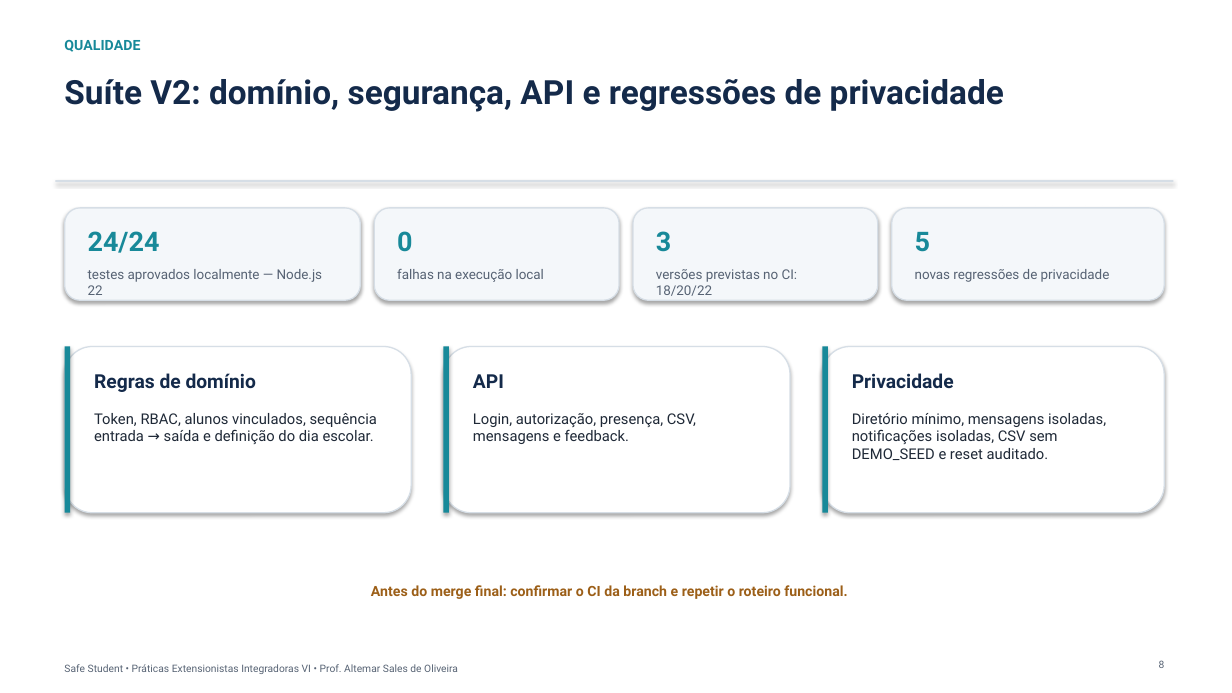
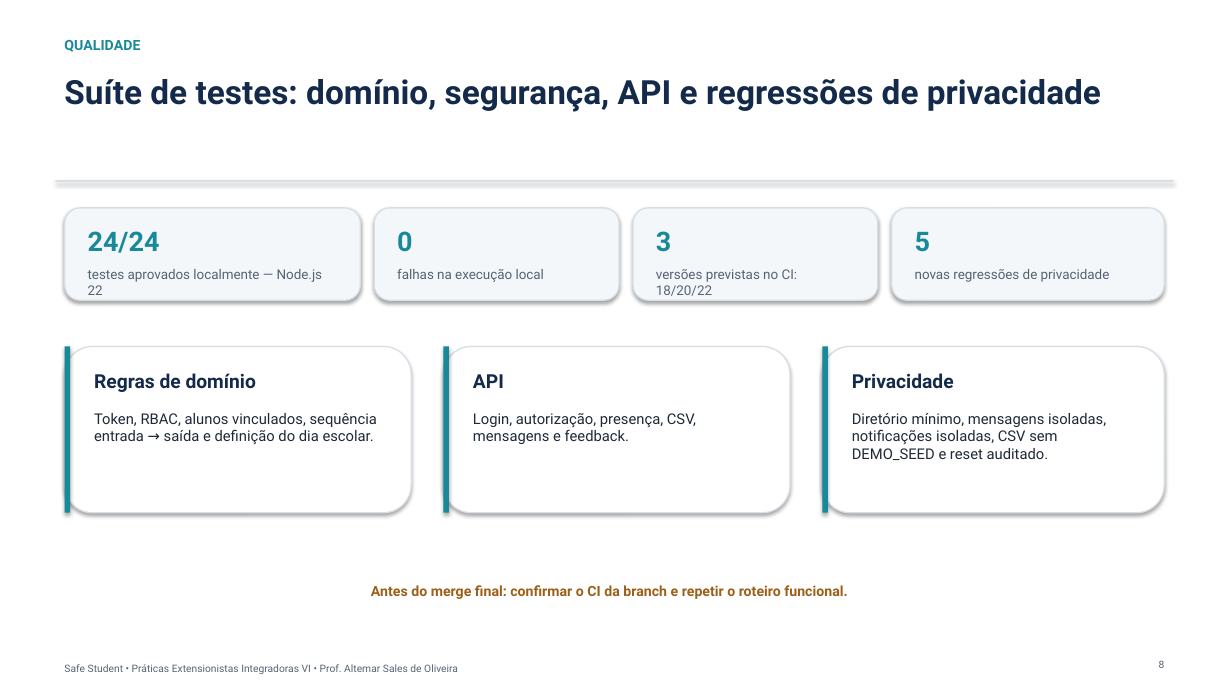
Before and after one commit to richaferreira/Safe_Student, a slide deck: slide 8 of 08_Apresentacao_Final_Safe_Student.pptx. Drawn at 1232x693 pixels with LibreOffice and Linux fonts; fonts in the diff are those of the drawing. Boxes give left, top, right and bottom in pixels: in the first picture for what was removed or moved away, otherwise in the second. Text is boxed around its words. In the diff, an @@ line names an element or a change of style, - is before the commit and + after.

```diff
--- a/08_Apresentacao_Final_Safe_Student.pptx
+++ b/08_Apresentacao_Final_Safe_Student.pptx
@@ text at [64,79,1101,112]: text changed @@
-Suíte V2: domínio, segurança, API e regressões de privacidade
+Suíte de testes: domínio, segurança, API e regressões de privacidade
```
Also in this commit, not shown: 6 other slides changed, 1 slide added, 1 slide removed.
